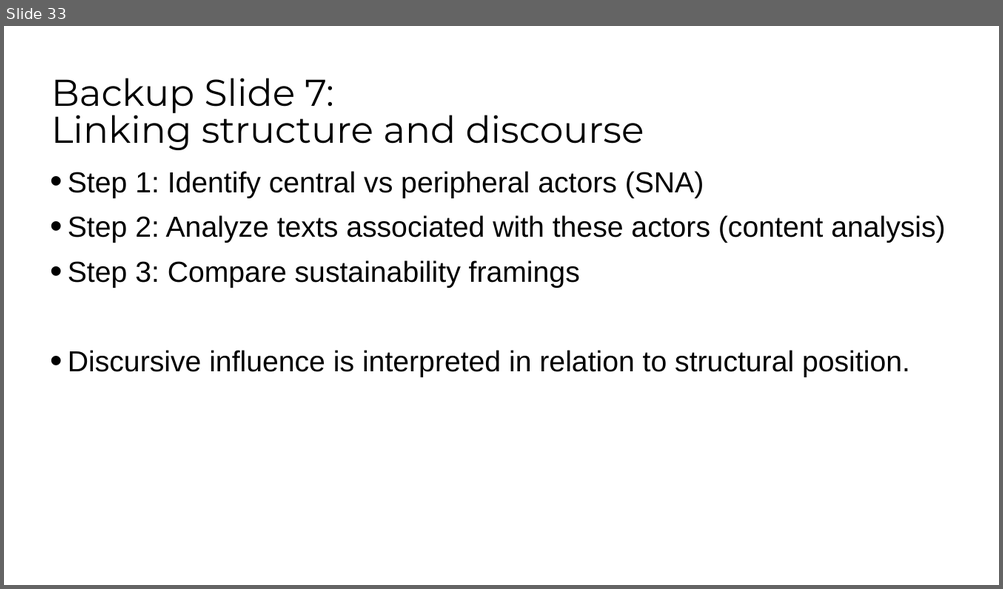
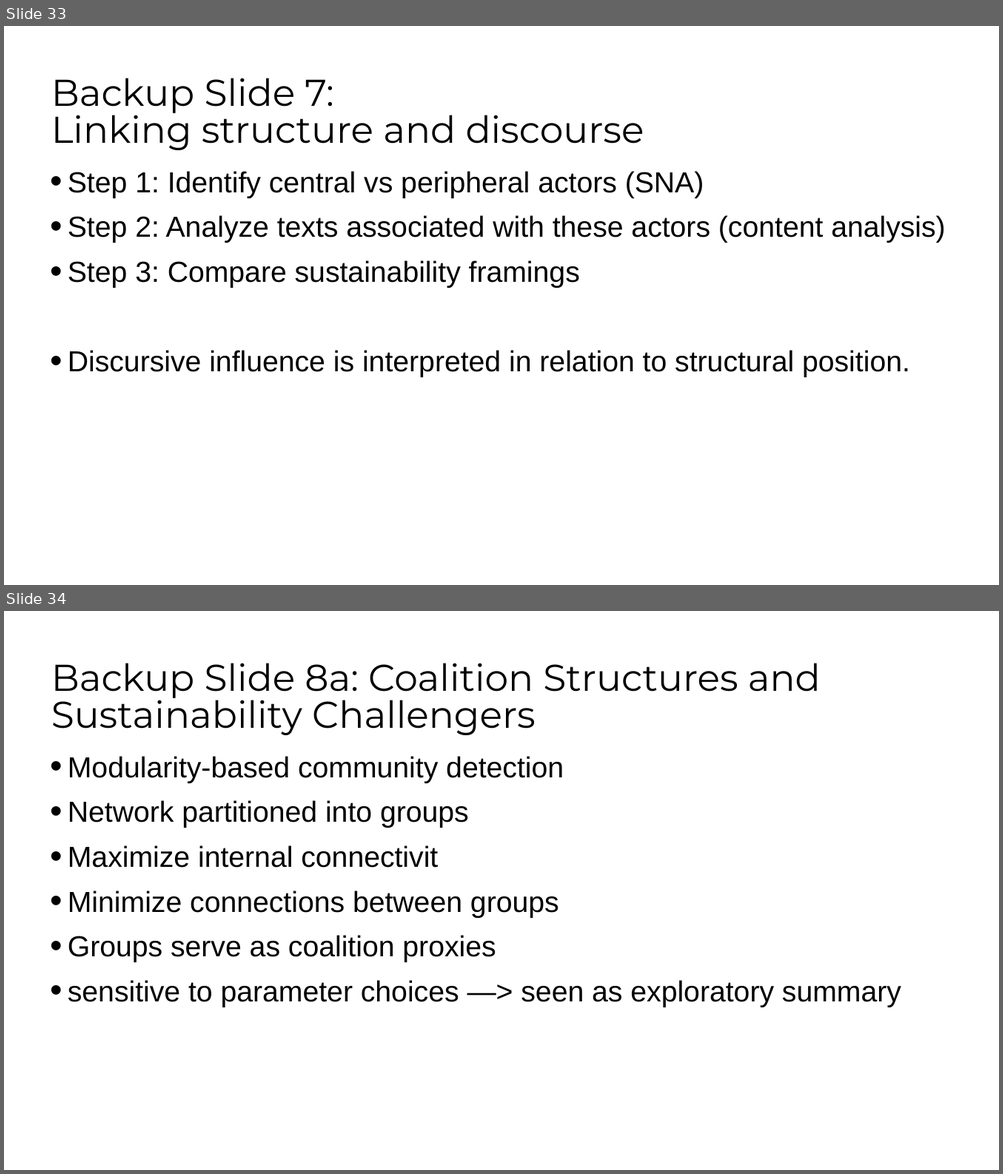
Before and after one commit to netzldatasolutions/netzldatasolutions.at, a slide deck: assets/Slidedeck.pptx. Shown one above the other, each under a label of ours: slide 33 before the commit, slides 33 and 34 after it. The pictures are 1003x589 and 1003x1174 pixels, drawn with LibreOffice and Linux fonts; fonts in the diff are those of the drawing; background and template pictures are left out. Boxes give left, top, right and bottom in pixels: in the first picture for what was removed or moved away, otherwise in the second. Text is boxed around its words. In the diff, an @@ line names an element or a change of style, - is before the commit and + after.

Commit message:
updated slidedeck

```diff
--- a/assets/Slidedeck.pptx
+++ b/assets/Slidedeck.pptx
@@ slide 34 added at (4,611,999,1170), background #FFFFFF @@
@@ title added at (51,663,820,735), 36 pt, text #000000 @@
+Backup Slide 8a: Coalition Structures and Sustainability Challengers
@@ text added at (68,756,901,1008), 28 pt, text #000000 @@
+• Modularity-based community detection
+• Network partitioned into groups
+• Maximize internal connectivit
+• Minimize connections between groups
+• Groups serve as coalition proxies
+• sensitive to parameter choices —> seen as exploratory summary
```
Also in this commit, not shown: 4 slides changed.
